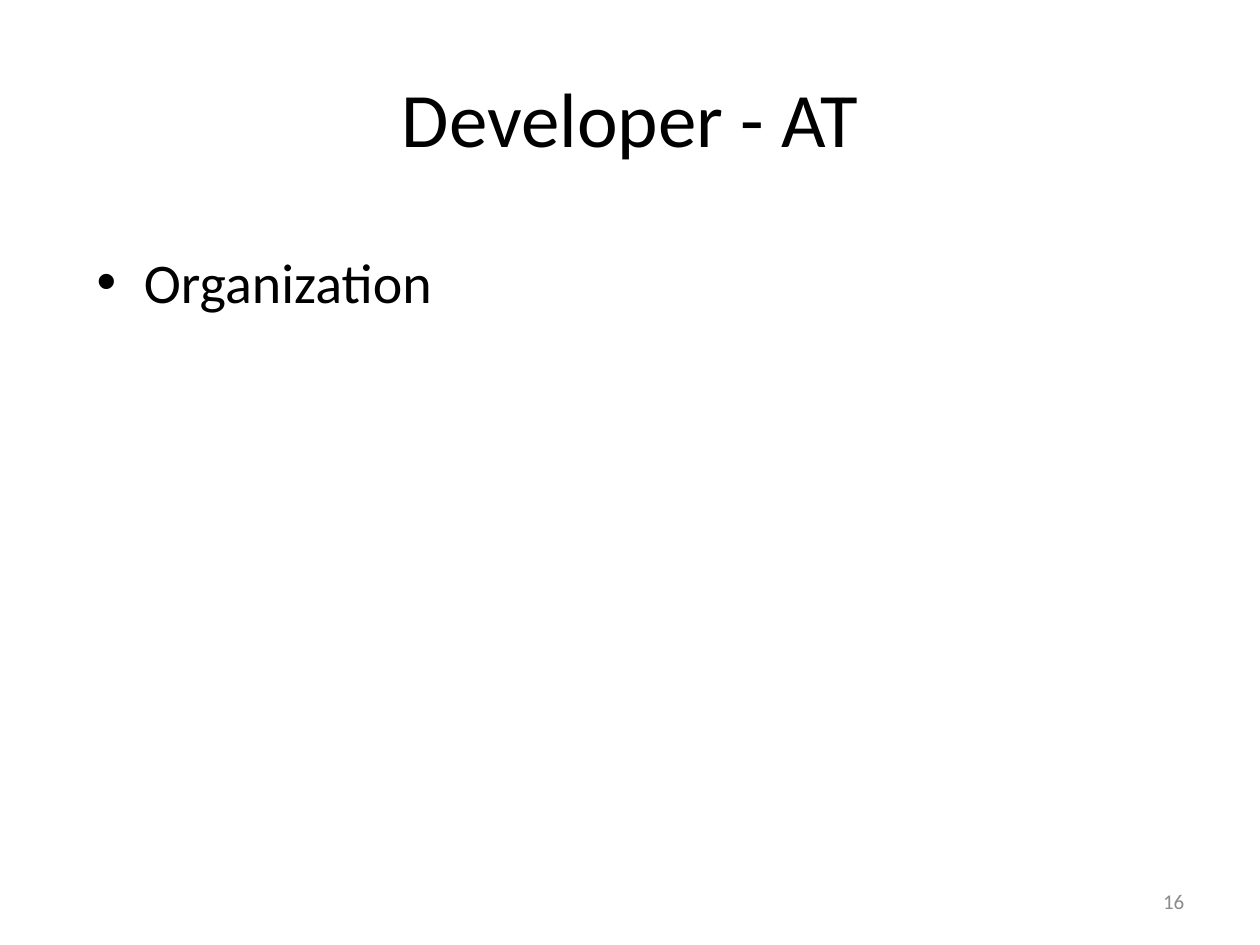
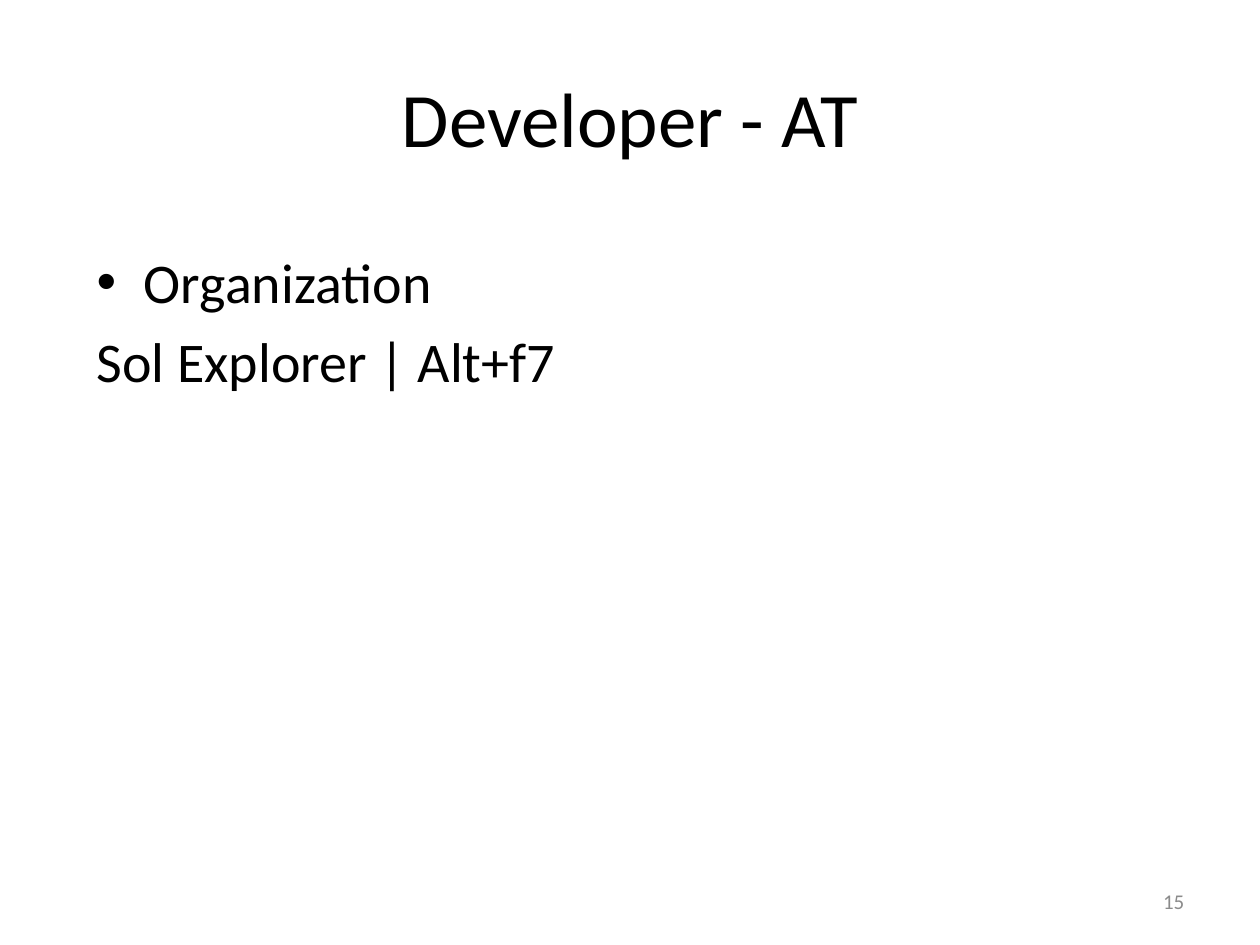
Before and after one commit to msuarz/portfolio, a slide deck: slide 15 of agile2011/presentation.pptx (slide 16 before the commit). Drawn at 1260x945 pixels with LibreOffice and Linux fonts; fonts in the diff are those of the drawing. Boxes give left, top, right and bottom in pixels: in the first picture for what was removed or moved away, otherwise in the second. Text is boxed around its words. In the diff, an @@ line names an element or a change of style, - is before the commit and + after.

```diff
--- a/agile2011/presentation.pptx
+++ b/agile2011/presentation.pptx
@@ text at (97, 343, 555, 391): paragraph added @@
+Sol Explorer | Alt+f7
@@ page number at (1163, 895, 1184, 909): text changed @@
-16
+15
```
Also in this commit, not shown: 12 other slides changed, 1 slide added, 2 slides removed, 1 other file.
